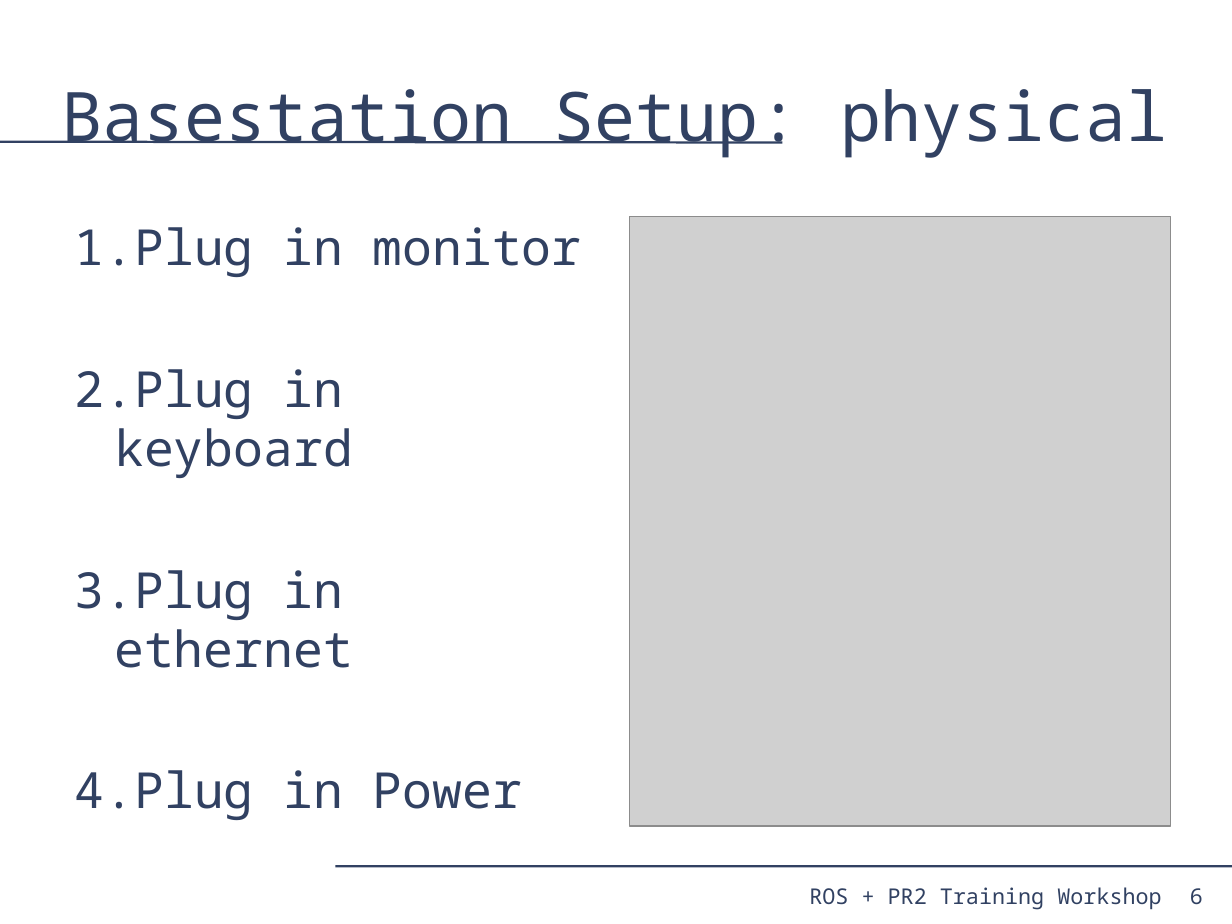
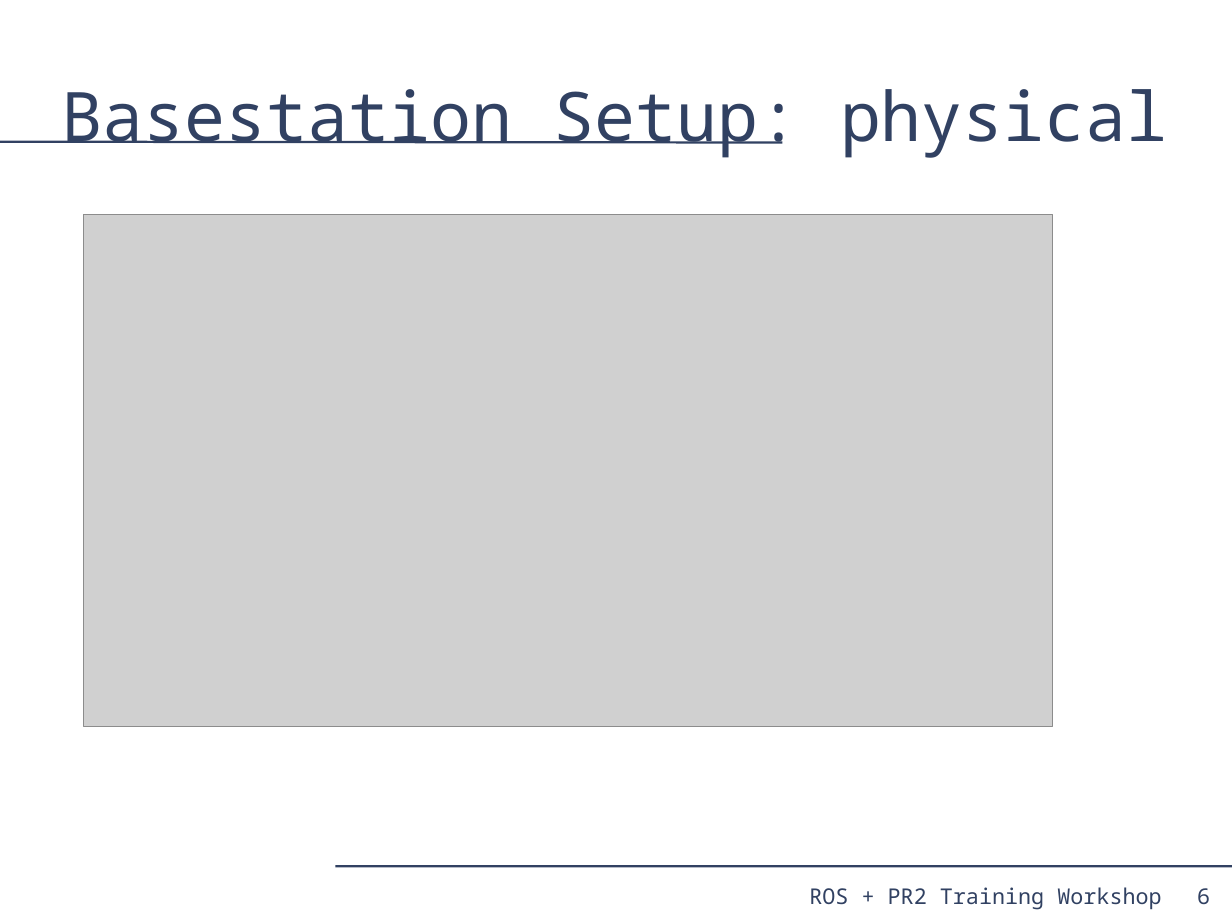
Before and after one commit to PR2/pr2_docs, a slide deck: slide 6 of pr2_training_workshop/installing_base_station/basestation.odp. Drawn at 1232x924 pixels with LibreOffice and Linux fonts; fonts in the diff are those of the drawing; grey boxes stand for pictures. Boxes give left, top, right and bottom in pixels: in the first picture for what was removed or moved away, otherwise in the second. Text is boxed around its words. In the diff, an @@ line names an element or a change of style, - is before the commit and + after.

Commit message:
Updating the basestation slides

```diff
--- a/pr2_training_workshop/installing_base_station/basestation.odp
+++ b/pr2_training_workshop/installing_base_station/basestation.odp
@@ text removed at (75,227,582,820) @@
-1. Plug in monitor
-2. Plug in keyboard
-3. Plug in ethernet
-4. Plug in Power
@@ picture added at (84,215,1053,727) @@
@@ picture removed at (629,216,1171,826) @@
@@ page number: place and size @@
-page number at (1190,888,1203,905)
+page number at (1197,888,1210,904)
```
Also in this commit, not shown: 15 other slides changed.
